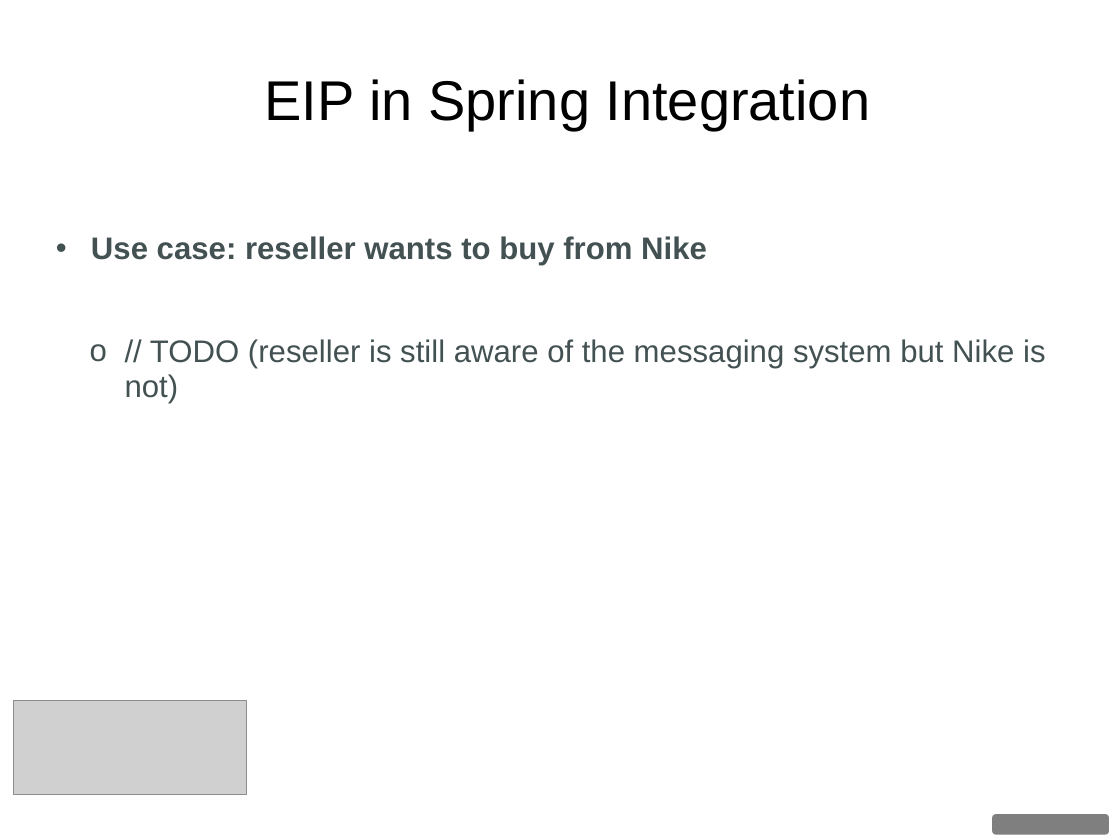
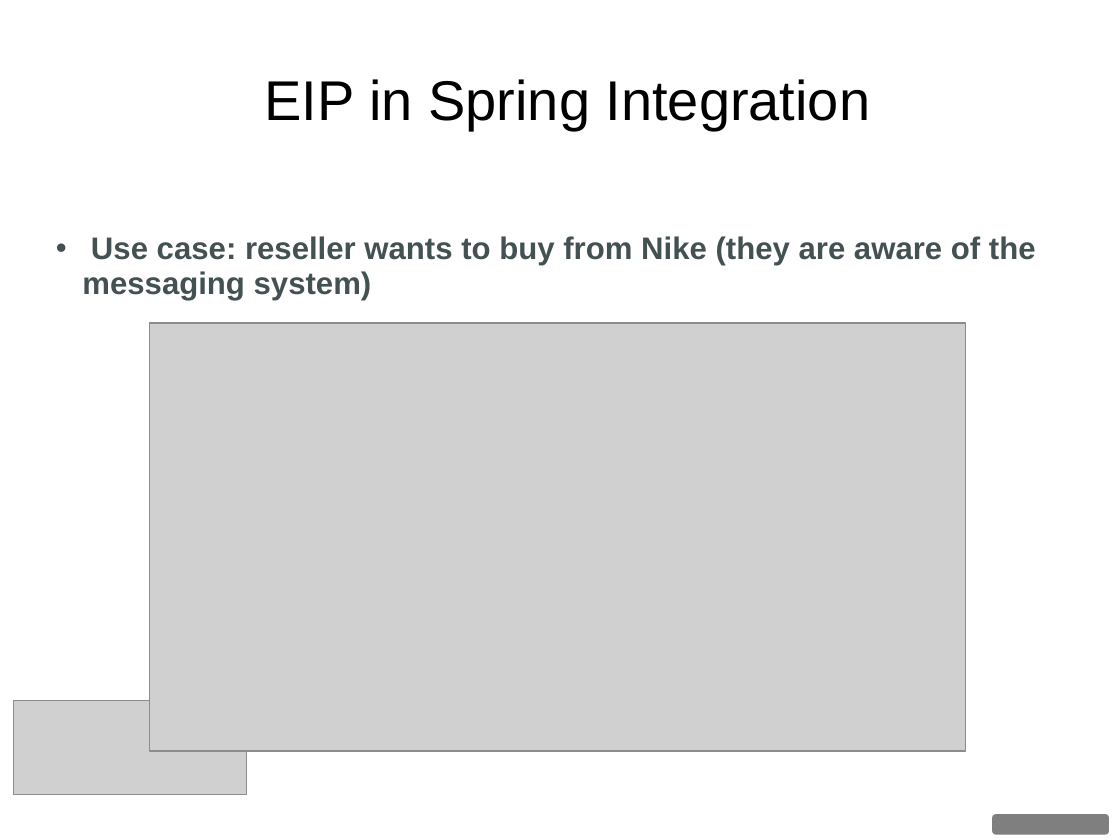
Before and after one commit to dgyordanov/springintegration, a slide deck: slide 13 of Spring_Integration.ppt (slide 18 before the commit). Drawn at 1120x840 pixels with LibreOffice and Linux fonts; fonts in the diff are those of the drawing; grey boxes stand for pictures; background and template pictures are left out. Boxes give left, top, right and bottom in pixels: in the first picture for what was removed or moved away, otherwise in the second. Text is boxed around its words. In the diff, an @@ line names an element or a change of style, - is before the commit and + after.

```diff
--- a/Spring_Integration.ppt
+++ b/Spring_Integration.ppt
@@ text at <box>82,236,1036,300</box>: text changed; bold on @@
-• Use case: reseller wants to buy from Nike
-  o // TODO (reseller is still aware of the messaging system but Nike is not)
+• Use case: reseller wants to buy from Nike (they are aware of the messaging system)
@@ picture added at <box>149,323,965,750</box> @@
```
Also in this commit, not shown: 12 other slides changed, 1 slide added, 6 other files.
